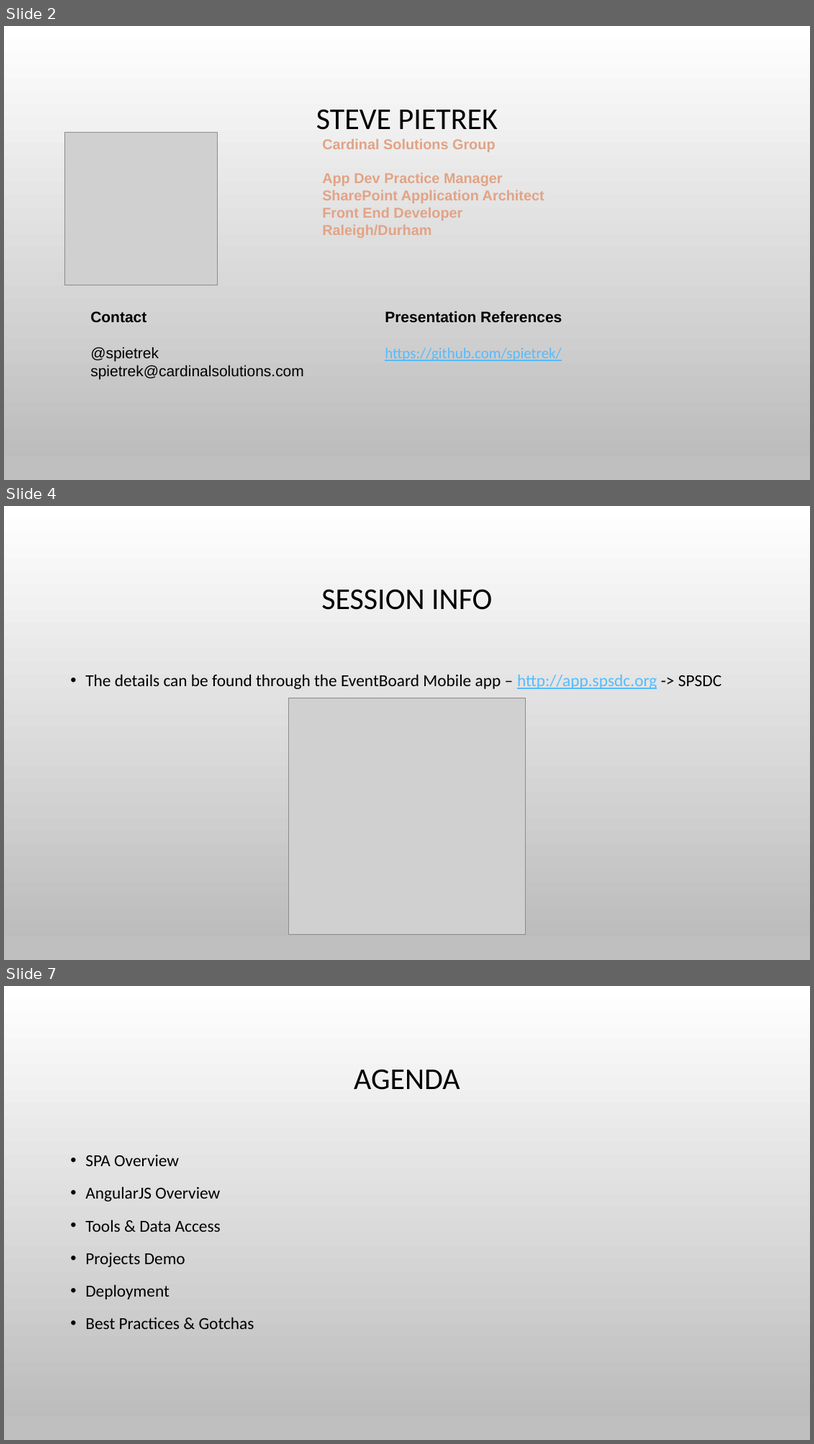
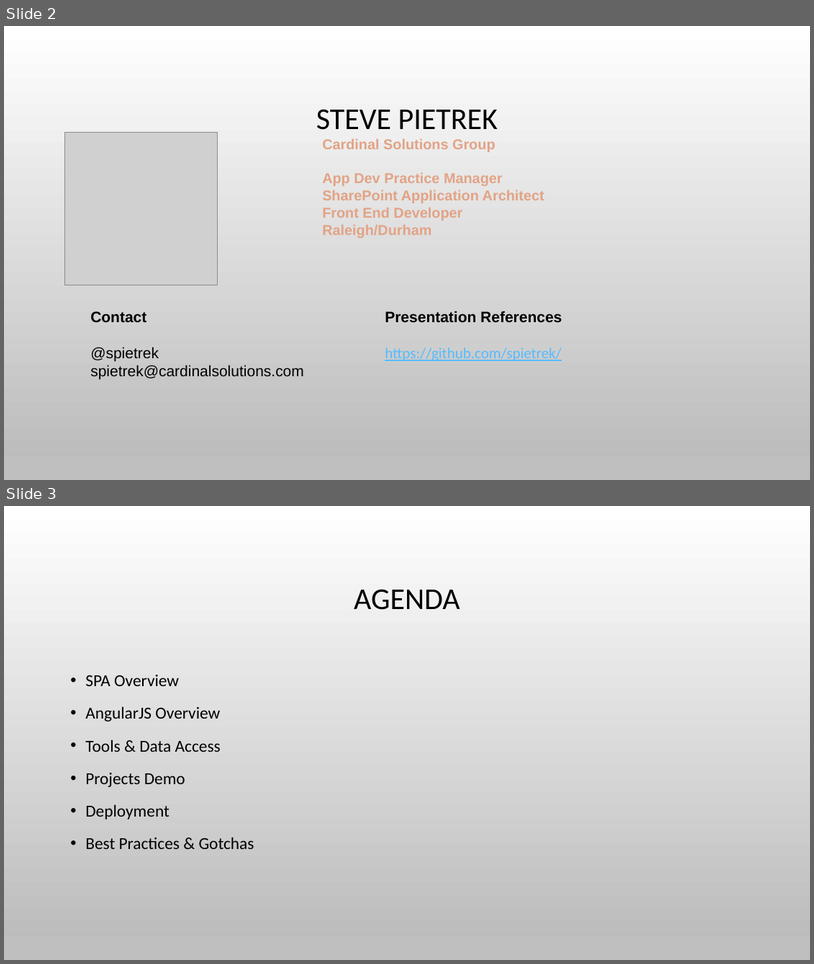
Before and after one commit to spietrek/spsnyc2015, a slide deck: Building SPAs in SharePoint Using AngularJS.pptx. Shown one above the other, each under a label of ours: slides 2, 4 and 7 before the commit, slides 2 and 3 after it; the slides between them are not shown. The pictures are 814x1444 and 814x964 pixels, drawn with LibreOffice and Linux fonts; fonts in the diff are those of the drawing; grey boxes stand for pictures; background and template pictures are left out. Boxes give left, top, right and bottom in pixels: in the first picture for what was removed or moved away, otherwise in the second. Text is boxed around its words. In the diff, an @@ line names an element or a change of style, - is before the commit and + after.

```diff
--- a/Building SPAs in SharePoint Using AngularJS.pptx
+++ b/Building SPAs in SharePoint Using AngularJS.pptx
@@ slide 4 removed at (x1=4, y1=506, x2=810, y2=960), background picture (left out); not listed: 1 template element that a slide beside it also shows @@
@@ title removed at (x1=322, y1=589, x2=492, y2=610) @@
-SESSION INFO
@@ text removed at (x1=85, y1=674, x2=722, y2=689) @@
-• The details can be found through the EventBoard Mobile app – http://app.spsdc.org -> SPSDC
@@ picture removed at (x1=289, y1=698, x2=526, y2=935) @@
@@ what was slide 7 is now slide 3 @@
```
Also in this commit, not shown: 4 other slides removed.
